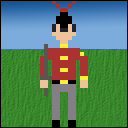
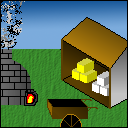
Layer changes from the first w=128, h=128 image to the second:
added layer "Layer 6" above "Layer 5" over [1, 1, 127, 127]
hid "Layer 5" over [40, 1, 88, 127]
